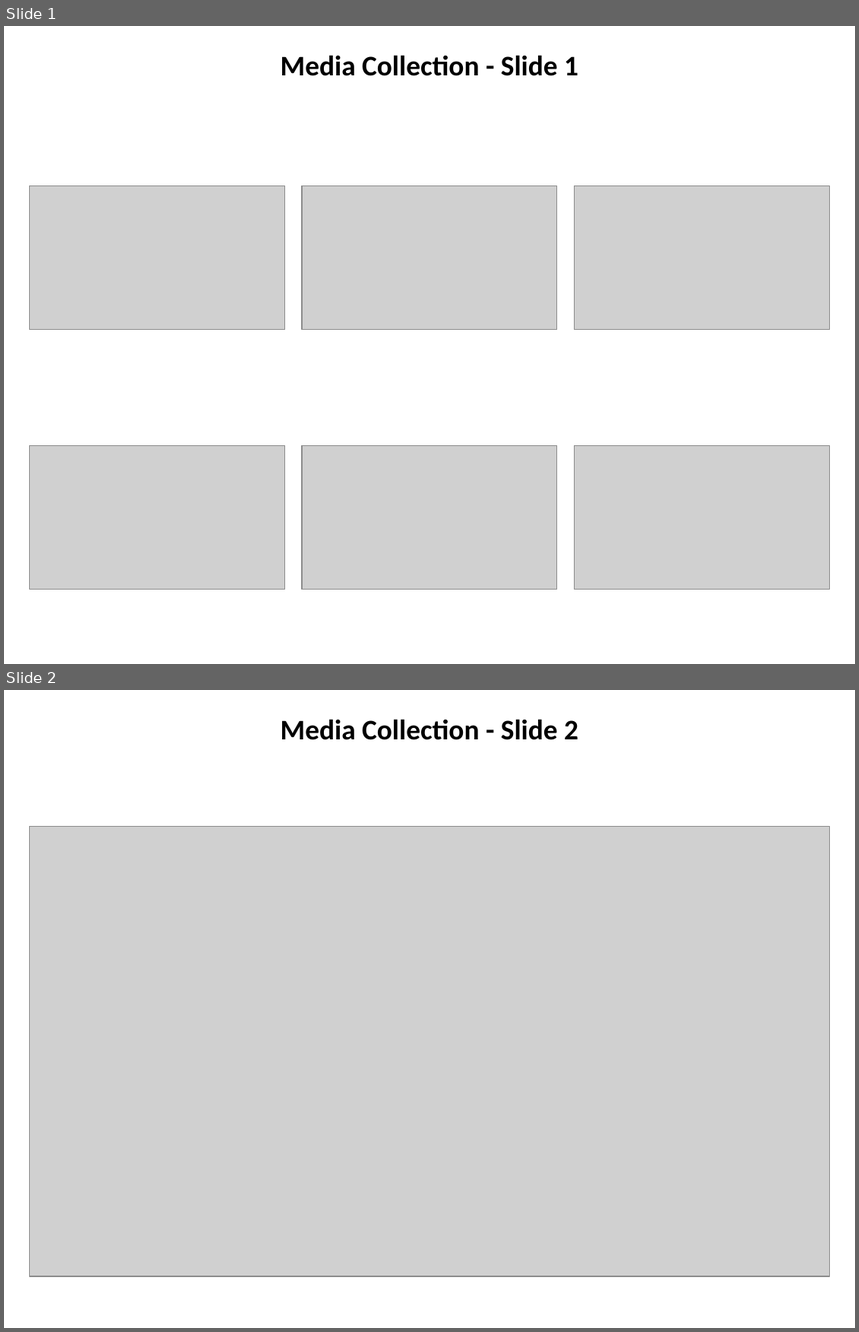
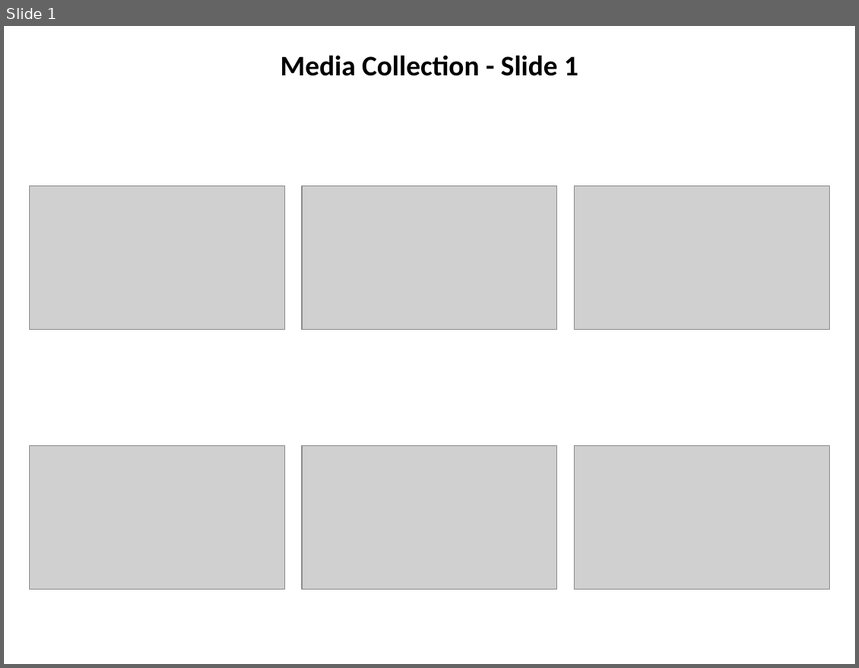
Before and after one commit to MSS010103/pptxgenjs, a slide deck: my_media_presentation.pptx. Shown one above the other, each under a label of ours: slides 1 and 2 before the commit, slide 1 after it. The pictures are 859x1332 and 859x668 pixels, drawn with LibreOffice and Linux fonts; fonts in the diff are those of the drawing; grey boxes stand for pictures. Boxes give left, top, right and bottom in pixels: in the first picture for what was removed or moved away, otherwise in the second. Text is boxed around its words. In the diff, an @@ line names an element or a change of style, - is before the commit and + after.

```diff
--- a/my_media_presentation.pptx
+++ b/my_media_presentation.pptx
@@ slide 2 removed at [4,690,855,1328], background #FFFFFF @@
@@ text removed at [281,719,579,740] @@
-Media Collection - Slide 2
@@ picture removed at [30,827,829,1277] @@
```
Also in this commit, not shown: 18 other files.
